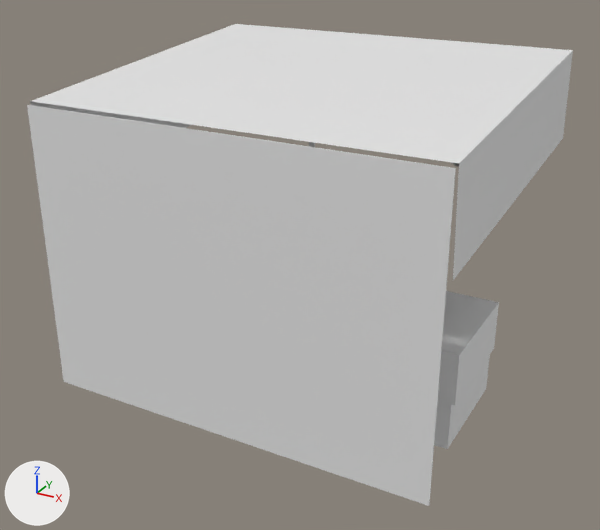
Before and after pictures for a commit that changed the FBX model Game/Assets/modelData/yatai2.FBX.
The view is the same before and after, from a camera (50 mm lens) standing at (2.45, -4.63, 3.02) and looking at (-0.03, -0.11, 0.77). The lights are fixed; the arrows at lower left show +X, +Y and +Z. Materials are left out; every surface is plain grey. Where no turn or scale is listed for an object, it has been applied to the vertices.

The scene before the commit, as lines of its bpy script (objects in view):
```python
me_mesh_001 = bpy.data.meshes.new('Mesh.001')
me_mesh_001.from_pydata(...)  # 80 vertices, 78 faces; spans x -10.5..10.5, y -20.4..20.4, z 0.0..15.0
me_mesh_001.materials.append(mat_material__103)
me_mesh_002 = bpy.data.meshes.new('Mesh.002')
me_mesh_002.from_pydata(...)  # 80 vertices, 78 faces; spans x -10.5..10.5, y -20.4..20.4, z 0.0..15.0
me_mesh_002.materials.append(mat_material__103)
me_mesh_003 = bpy.data.meshes.new('Mesh.003')
me_mesh_003.from_pydata(...)  # 44 vertices, 42 faces; spans x -1.33..1.33, y -1.18..1.12, z -0.09..0.7
me_mesh_003.materials.append(mat_material__112)
me_mesh_004 = bpy.data.meshes.new('Mesh.004')
me_mesh_004.from_pydata(...)  # 42 vertices, 40 faces; spans x -52.1..52.1, y -37.5..37.5, z 0.0..3.1
me_mesh_004.materials.append(mat_material__113)
ob_box002 = bpy.data.objects.new('Box002', me_mesh_001)
ob_box002.location = (0.968, -0.19, 0.004)
ob_box002.scale = (0.0254, 0.0189, 0.0223)
ob_box003 = bpy.data.objects.new('Box003', me_mesh_002)
ob_box003.location = (0.998, -0.216, 0.338)
ob_box003.scale = (0.0254, 0.0189, 0.0223)
ob_box004 = bpy.data.objects.new('Box004', me_mesh_003)
ob_box004.location = (0.0, 0.099, 1.414)
ob_box005 = bpy.data.objects.new('Box005', me_mesh_004)
ob_box005.location = (-0.002, -1.106, 0.959)
ob_box005.rotation_euler = (1.571, 0.0, 0.0)  # degrees (90, 0, 0)
ob_box005.scale = (0.0254, 0.0254, 0.00236)
```
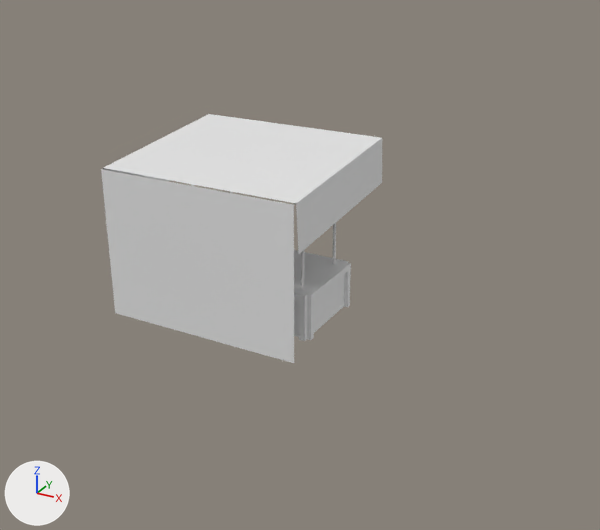
Where the newer file only moved an object's origin or applied its transform, the numbers keep the older frame.

Location of each change, (x1, y1, x2, y2) in pixels of the pictures (600 x 530 px):
'Box005', moved, rescaled (55% narrower, 51% shorter): before (27, 105, 456, 506); after (101, 169, 294, 363)
'Box004', mesh rescaled (49% narrower, 45% shorter): before (30, 24, 573, 280); after (103, 114, 382, 255)
'Box003', moved, rescaled (not visible afterwards): before (438, 291, 499, 405)
'Box002', moved, rescaled (not visible afterwards): before (434, 355, 490, 449)
'Box001', unchanged, uncovered by the edit: before (309, 142, 315, 147); after (191, 184, 351, 341)

Edits to the bpy script that builds the scene:
```text
Change me_mesh_003:
    where me_mesh_003.from_pydata(...)  # 44 vertices, 42 faces; spans x -1.33..1.33, y -1.18..1.12, z -0.09..0.7
    used by ob_box004; location = (0.0, 0.099, 1.414)
    me_mesh_003 part 1: the whole mesh is scaled about its middle by 0.537, then moved by (-0.44, -0.16, -0.39)
Change ob_box005:
    ob_box005.location: (-0.002, -1.106, 0.959) -> (-0.438, -0.732, 0.924)
    ob_box005.scale: (0.0254, 0.0254, 0.00236) -> (0.0136, 0.0136, 0.000521)
Change ob_box002:
    ob_box002.location: (0.968, -0.19, 0.004) -> (-0.979, -0.236, 0.407)
    ob_box002.scale: (0.0254, 0.0189, 0.0223) -> (0.0136, 0.0136, 0.0136)
Change ob_box003:
    ob_box003.location: (0.998, -0.216, 0.338) -> (-0.963, -0.255, 0.612)
    ob_box003.scale: (0.0254, 0.0189, 0.0223) -> (0.0136, 0.0136, 0.0136)
```
